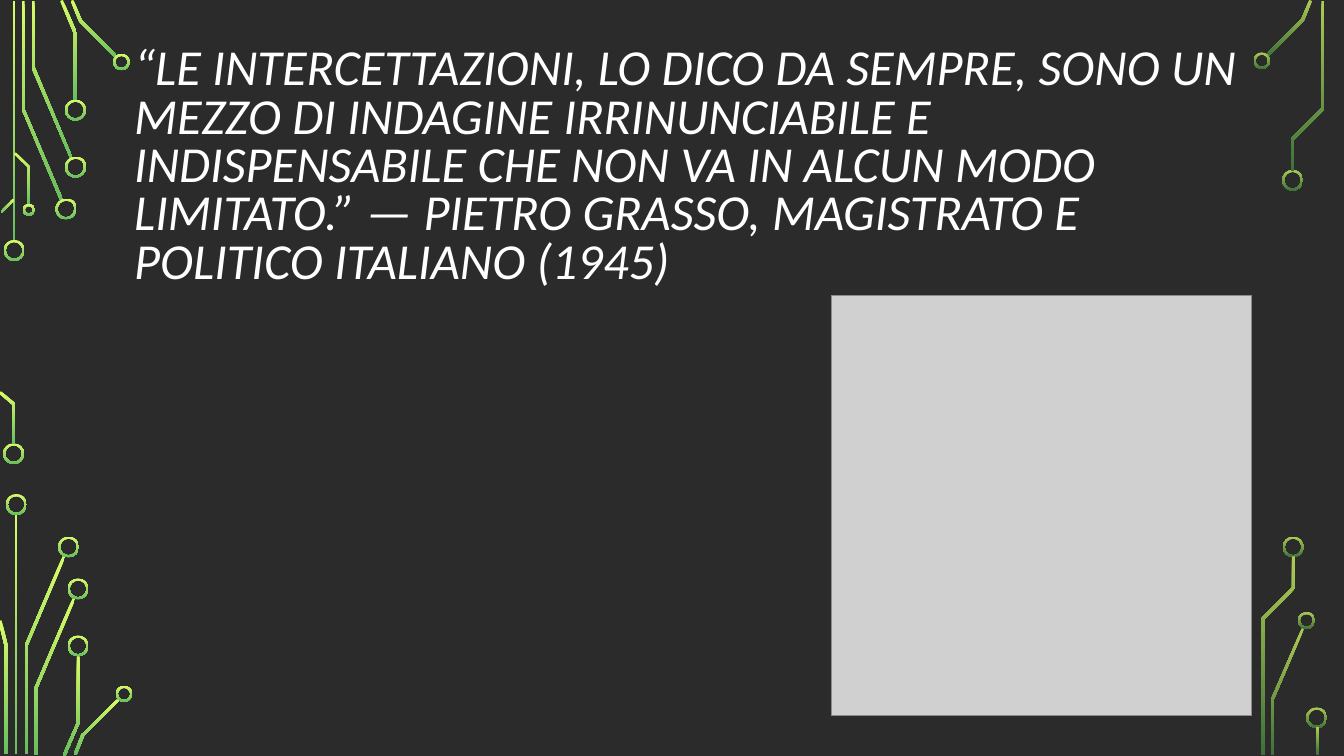
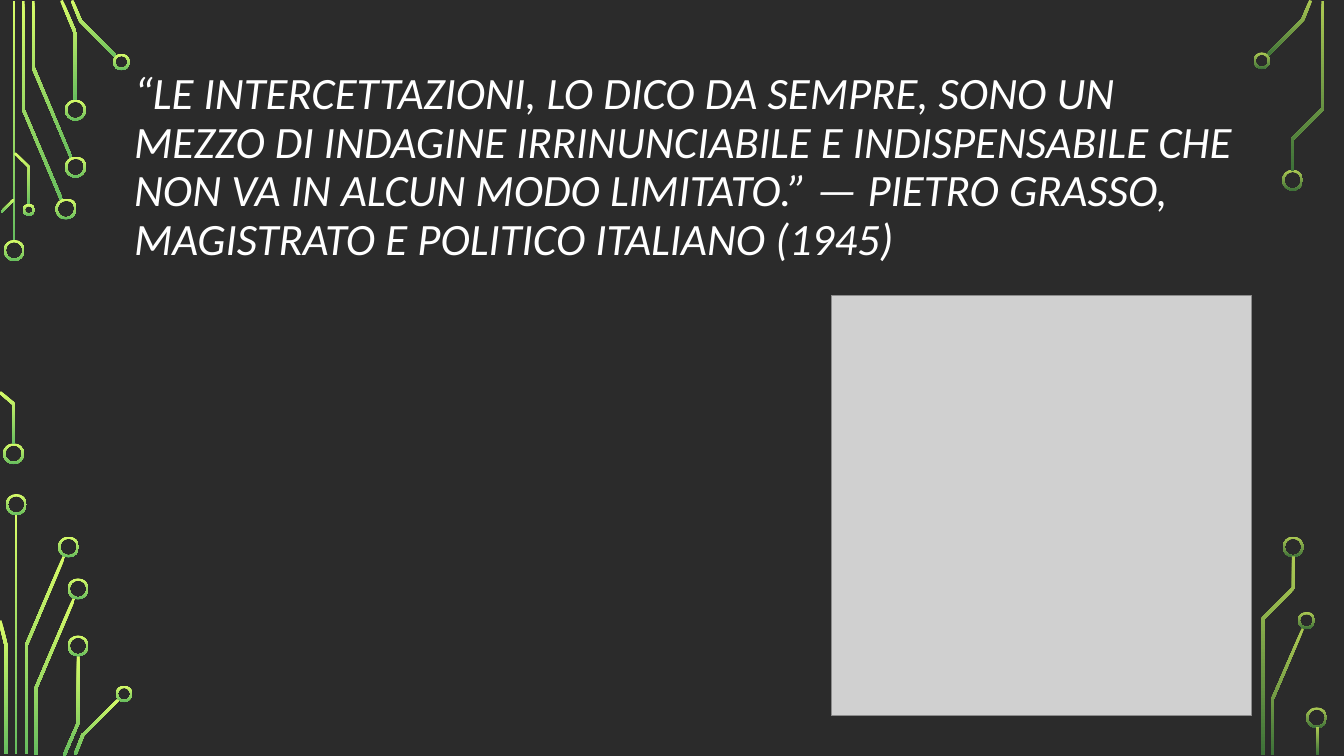
Before and after one commit to vinsan/TesiMagistrale, a slide deck: slide 2 of Le intercettazioni telefoniche in Android.odp. Drawn at 1344x756 pixels with LibreOffice and Linux fonts; fonts in the diff are those of the drawing; grey boxes stand for pictures; background and template pictures are left out; a plain dark background stands for a picture behind light text. Boxes give left, top, right and bottom in pixels: in the first picture for what was removed or moved away, otherwise in the second. Text is boxed around its words. In the diff, an @@ line names an element or a change of style, - is before the commit and + after.

```diff
--- a/Le intercettazioni telefoniche in Android.odp
+++ b/Le intercettazioni telefoniche in Android.odp
@@ title "“LE INTERCETTAZIONI, LO DICO DA ..." at (134, 77, 1231, 261): size 36 to 32 pt; line spacing 0.8 to 0.9 @@
```
Also in this commit, not shown: 1 other slide changed, 3 other files.
